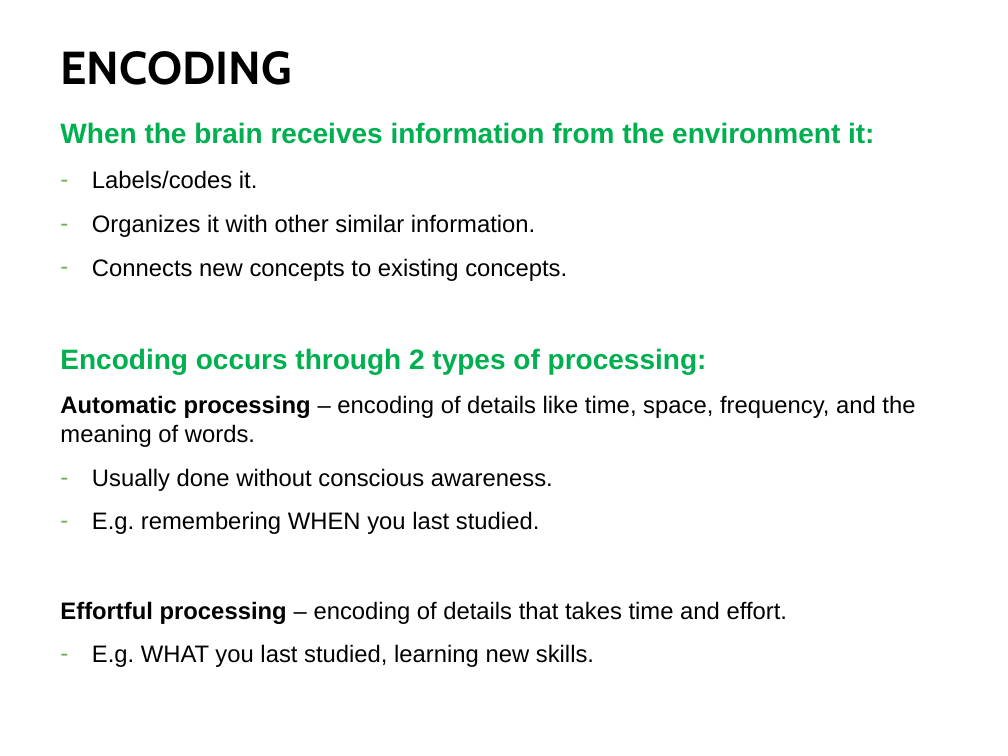
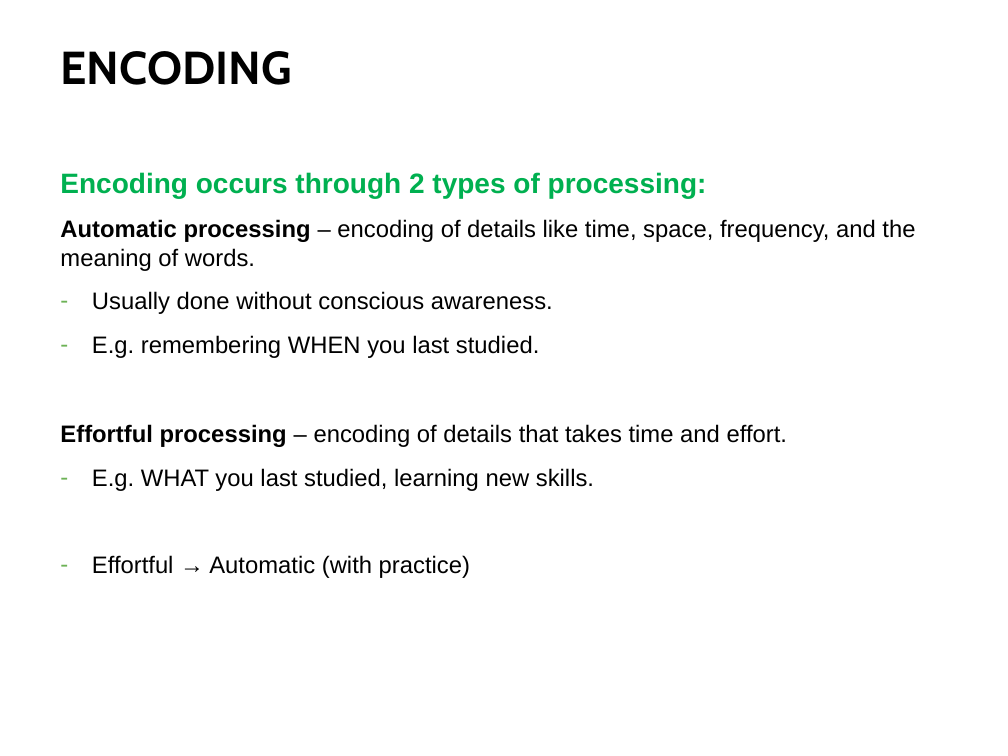
Before and after one commit to npm27/Teaching-Materials, a slide deck: slide 5 of Gen Psych II/Slides/8 Memory.pptx (slide 4 before the commit). Drawn at 1008x756 pixels with LibreOffice and Linux fonts; fonts in the diff are those of the drawing. Boxes give left, top, right and bottom in pixels: in the first picture for what was removed or moved away, otherwise in the second. Text is boxed around its words. In the diff, an @@ line names an element or a change of style, - is before the commit and + after.

```diff
--- a/Gen Psych II/Slides/8 Memory.pptx
+++ b/Gen Psych II/Slides/8 Memory.pptx
@@ text removed at box(60, 122, 874, 144) @@
-When the brain receives information from the environment it:
@@ text at box(92, 170, 567, 281): paragraphs removed @@
-– Labels/codes it.
-– Organizes it with other similar information.
-– Connects new concepts to existing concepts.
@@ text at box(92, 555, 470, 578): paragraph added @@
+– Effortful → Automatic (with practice)
```
Also in this commit, not shown: 6 other slides changed, 15 slides added, 1 slide removed, 29 other files.
